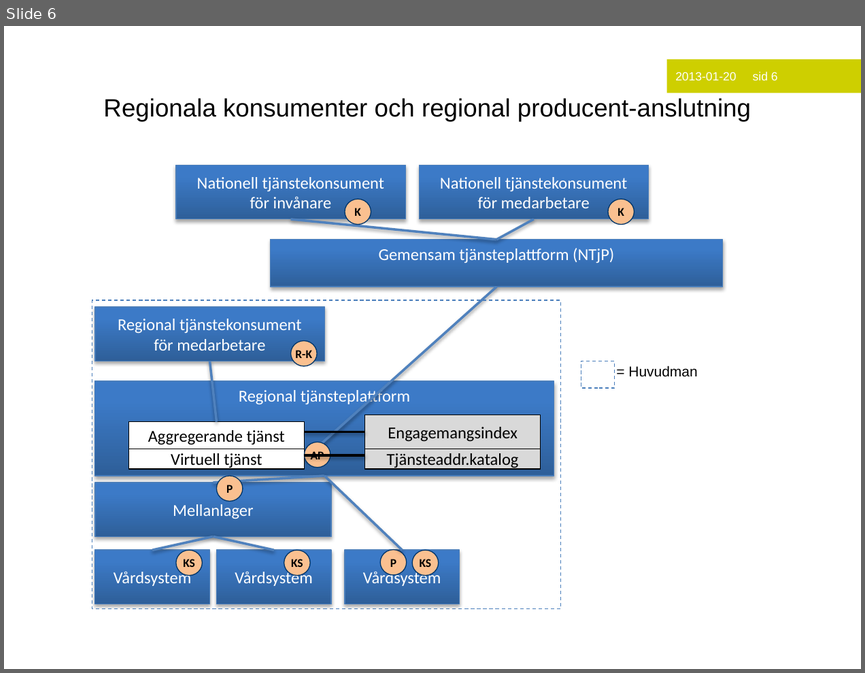
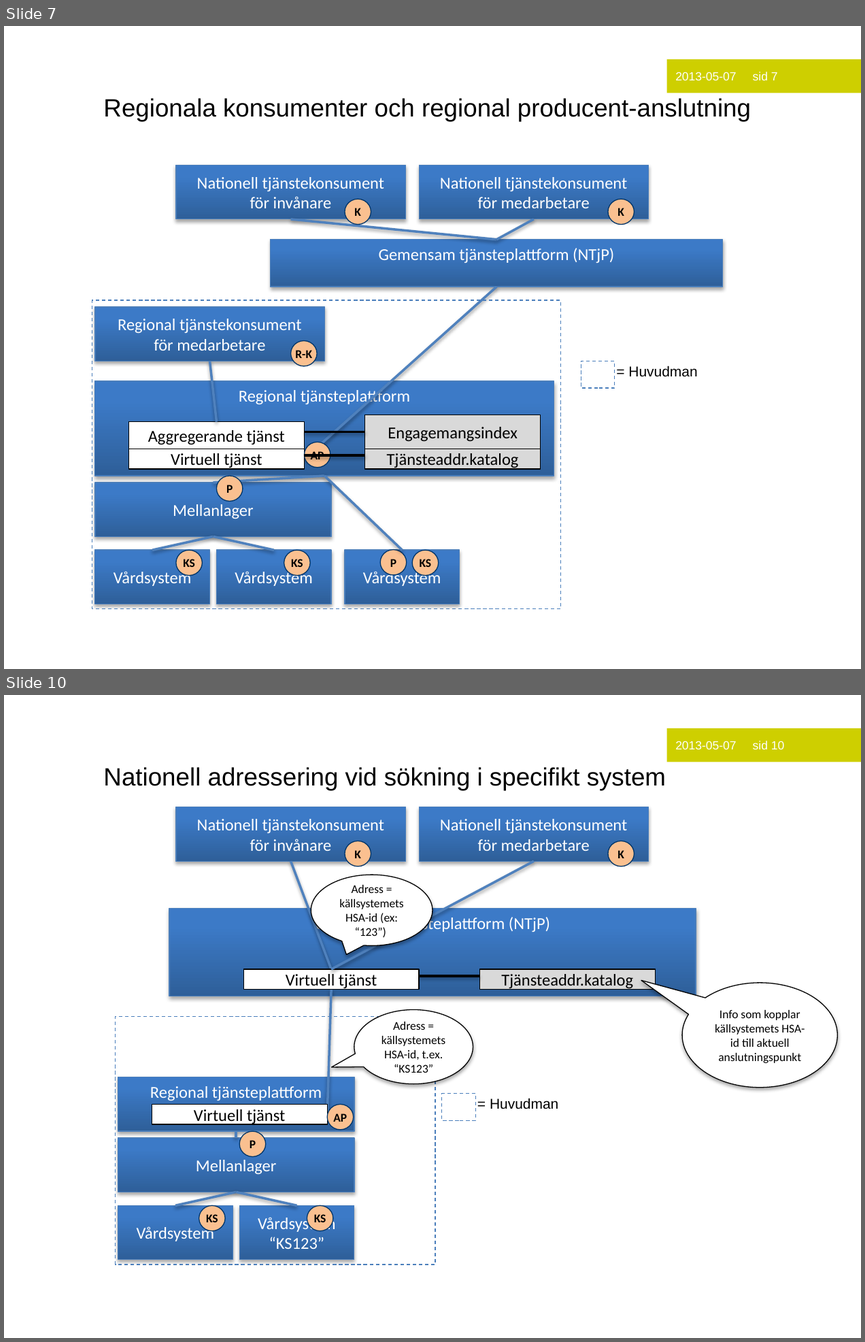
Before and after one commit to admstar/rivta, a slide deck: ServiceInteractions/riv/clinicalprocess/healthcond/actoutcome/trunk/docs/TD_clinicalprocess_healthcond_actoutcome.pptx. Shown one above the other, each under a label of ours: slide 6 before the commit, slides 7 and 10 after it; the slides between them are not shown. The pictures are 865x673 and 865x1342 pixels, drawn with LibreOffice and Linux fonts; fonts in the diff are those of the drawing; background and template pictures are left out. Boxes give left, top, right and bottom in pixels: in the first picture for what was removed or moved away, otherwise in the second. Text is boxed around its words. In the diff, an @@ line names an element or a change of style, - is before the commit and + after.

```diff
--- a/ServiceInteractions/riv/clinicalprocess/healthcond/actoutcome/trunk/docs/TD_clinicalprocess_healthcond_actoutcome.pptx
+++ b/ServiceInteractions/riv/clinicalprocess/healthcond/actoutcome/trunk/docs/TD_clinicalprocess_healthcond_actoutcome.pptx
@@ slide 10 added at <box>4,695,861,1338</box>, background #FFFFFF @@
@@ rectangle added at <box>667,728,861,762</box>, fill #CECF00, 10 pt, text #FFFFFF @@
+2013-05-07 sid 10
@@ title added at <box>103,767,666,790</box>, 21 pt, text #000000 @@
+Nationell adressering vid sökning i specifikt system
@@ rectangle added at <box>176,807,406,861</box>, fill gradient #2F5F99 to #3D7CC7 to #3A7CCB, outline #4B7EBC 0.75 pt, 14 pt, text #FFFFFF @@
+Nationell tjänstekonsument
+för invånare
@@ rectangle added at <box>419,807,649,861</box>, fill gradient #2F5F99 to #3D7CC7 to #3A7CCB, outline #4B7EBC 0.75 pt, 14 pt, text #FFFFFF @@
+Nationell tjänstekonsument
+för medarbetare
@@ ellipse added at <box>345,841,372,866</box>, fill #FAC090, outline #003468 0.75 pt, 10 pt, text #000000, bold @@
+K
@@ ellipse added at <box>608,841,634,866</box>, fill #FAC090, outline #003468 0.75 pt, 10 pt, text #000000, bold @@
+K
@@ line added from (291, 861) to (331, 969), #4F81BD 2 pt @@
@@ speech bubble added at <box>311,875,432,946</box>, fill #FFFFFF, outline #000000 0.75 pt, 10 pt, text #000000 @@
+Adress = källsystemets HSA-id (ex: “123”)
@@ line added from (534, 861) to (331, 969), #4F81BD 2 pt @@
@@ rectangle added at <box>169,909,696,996</box>, fill gradient #2F5F99 to #3D7CC7 to #3A7CCB, outline #4B7EBC 0.75 pt, 14 pt, text #FFFFFF @@
+Gemensam tjänsteplattform (NTjP)
@@ rectangle added at <box>244,969,419,989</box>, fill #FFFFFF, outline #000000 0.75 pt, 14 pt, text #000000 @@
+Virtuell tjänst
@@ line added from (419, 976) to (479, 976), #000000 2 pt @@
@@ rectangle added at <box>479,969,655,989</box>, fill #D9D9D9, outline #000000 0.75 pt, 14 pt, text #000000 @@
+Tjänsteaddr.katalog
@@ line added from (331, 989) to (327, 1114), #4F81BD 2 pt @@
@@ speech bubble added at <box>682,983,837,1087</box>, fill #FFFFFF, outline #000000 0.75 pt, 10 pt, text #000000 @@
+Info som kopplar källsystemets HSA-id till aktuell anslutningspunkt
@@ rectangle added at <box>116,1016,435,1264</box>, outline #4B7EBC 0.75 pt dashed @@
@@ speech bubble added at <box>354,1009,473,1084</box>, fill #FFFFFF, outline #000000 0.75 pt, 10 pt, text #000000 @@
+Adress = källsystemets HSA-id, t.ex. “KS123”
@@ rectangle added at <box>118,1077,354,1131</box>, fill gradient #2F5F99 to #3D7CC7 to #3A7CCB, outline #4B7EBC 0.75 pt, 14 pt, text #FFFFFF @@
+Regional tjänsteplattform
@@ rectangle added at <box>442,1093,475,1120</box>, outline #4B7EBC 0.75 pt dashed @@
@@ text added at <box>490,1098,558,1109</box>, 12 pt, text #000000 @@
+= Huvudman
@@ rectangle added at <box>152,1104,327,1124</box>, fill #FFFFFF, outline #000000 0.75 pt, 14 pt, text #000000 @@
+Virtuell tjänst
@@ ellipse added at <box>327,1104,354,1130</box>, fill #FAC090, outline #003468 0.75 pt, 10 pt, text #000000, bold @@
+AP
@@ rectangle added at <box>118,1138,354,1192</box>, fill gradient #2F5F99 to #3D7CC7 to #3A7CCB, outline #4B7EBC 0.75 pt, 14 pt, text #FFFFFF @@
+Mellanlager
@@ line added from (236, 1131) to (236, 1138), #4F81BD 2 pt @@
@@ ellipse added at <box>239,1131,266,1157</box>, fill #FAC090, outline #003468 0.75 pt, 10 pt, text #000000, bold @@
+P
@@ line added from (236, 1192) to (175, 1205), #4F81BD 2 pt @@
@@ line added from (236, 1192) to (297, 1205), #4F81BD 2 pt @@
@@ rectangle added at <box>118,1205,232,1259</box>, fill gradient #2F5F99 to #3D7CC7 to #3A7CCB, outline #4B7EBC 0.75 pt, 14 pt, text #FFFFFF @@
+Vårdsystem
@@ ellipse added at <box>199,1205,226,1231</box>, fill #FAC090, outline #003468 0.75 pt, 10 pt, text #000000, bold @@
+KS
@@ rectangle added at <box>239,1205,354,1259</box>, fill gradient #2F5F99 to #3D7CC7 to #3A7CCB, outline #4B7EBC 0.75 pt, 14 pt, text #FFFFFF @@
+Vårdsystem
+“KS123”
@@ ellipse added at <box>307,1205,334,1231</box>, fill #FAC090, outline #003468 0.75 pt, 10 pt, text #000000, bold @@
+KS
@@ what was slide 6 is now slide 7 @@
@@ text in rectangle at <box>675,72,778,80</box>: text changed @@
-2013-01-20 sid 6
+2013-05-07 sid 7
```
Also in this commit, not shown: 4 slides changed, 1 other slide added, 2 other files.
